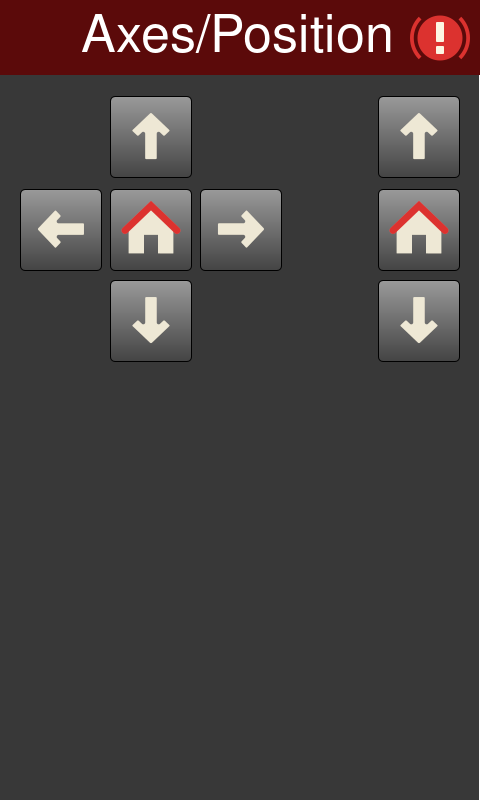
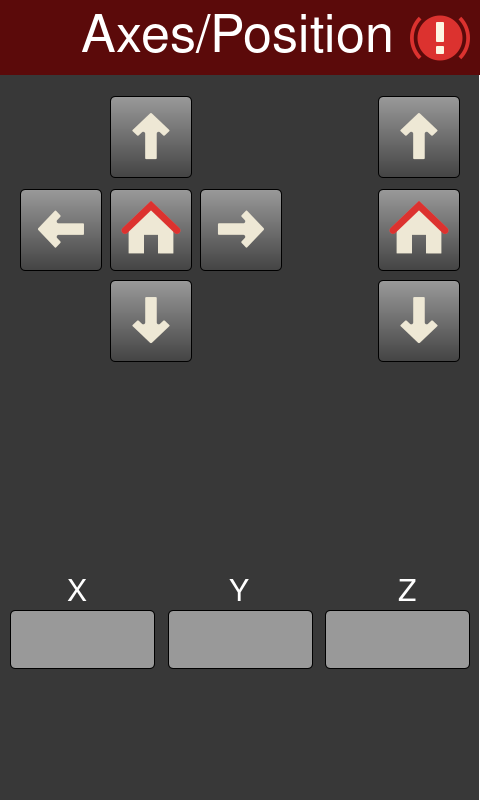
Two versions of the same layered image (480px x 800px). Layer-by-layer changes:
added layer "Z" above "Y" over (398, 579, 416, 601)
added layer "Y" above "X" over (229, 579, 249, 601)
added layer "X" above "Box_144x60.png #2" over (67, 579, 87, 601)
added layer "Box_144x60.png #2" above "Box_144x60.png #1" over (168, 610, 313, 669)
added layer "Box_144x60.png #1" above "Box_144x60.png" over (325, 610, 470, 669)
added layer "Box_144x60.png" above "Button_Arrow_Down.bmp #1" over (10, 610, 155, 669)
